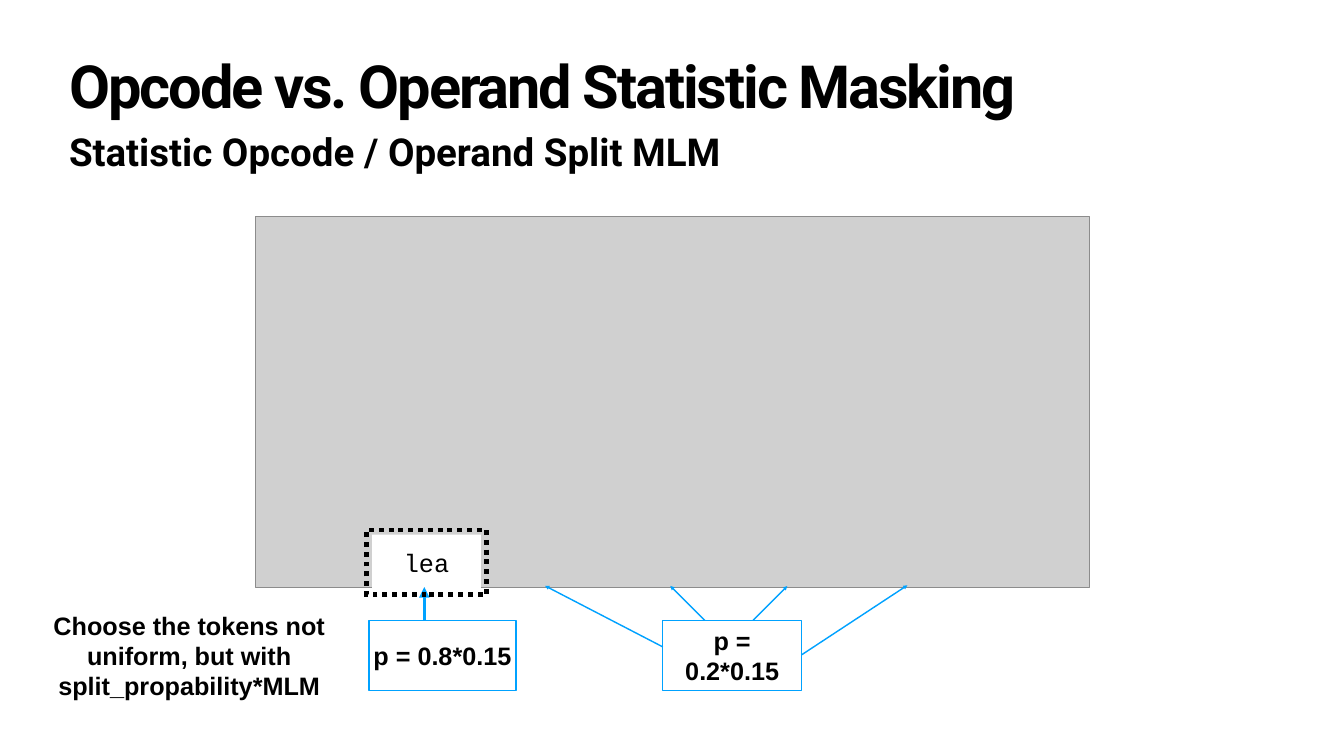
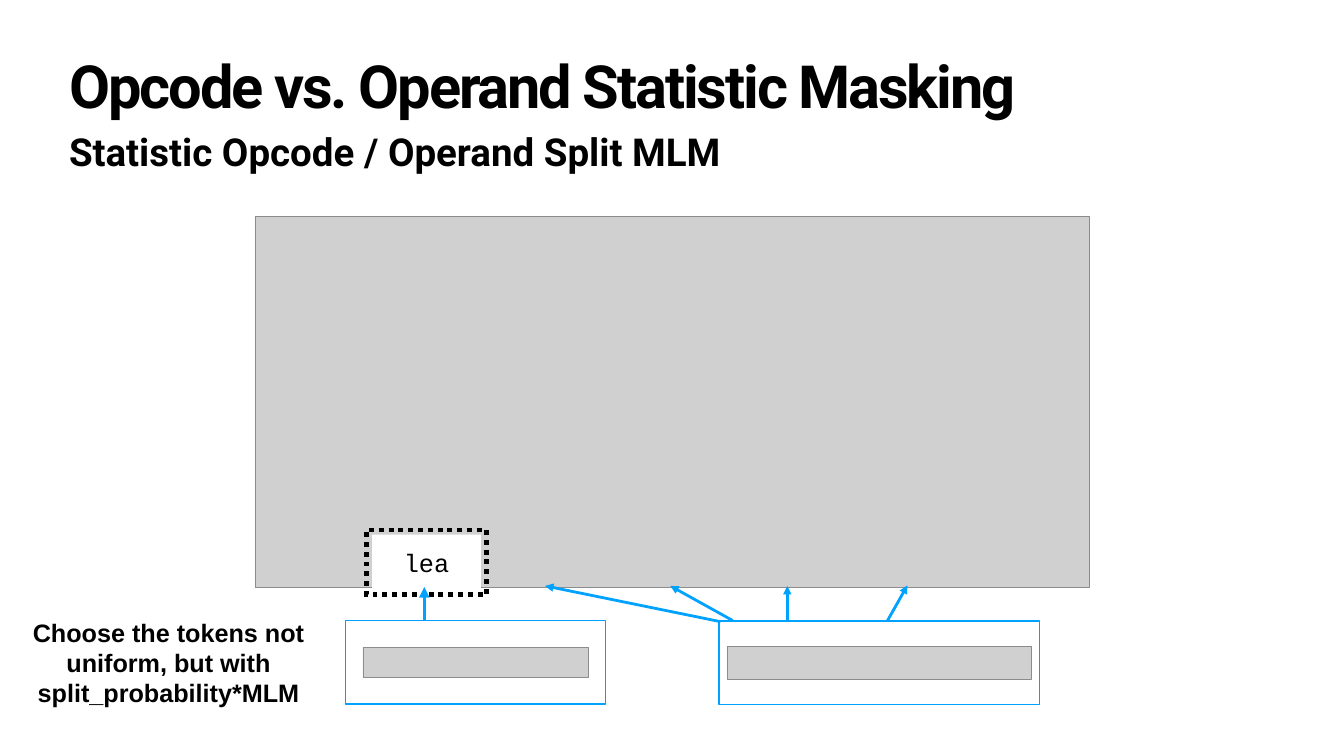
Before and after one commit to julig3ccd/BinAI, a slide deck: slide 6 of presentation/final_presentation.pptx. Drawn at 1344x756 pixels with LibreOffice and Linux fonts; fonts in the diff are those of the drawing; grey boxes stand for pictures. Boxes give left, top, right and bottom in pixels: in the first picture for what was removed or moved away, otherwise in the second. Text is boxed around its words. In the diff, an @@ line names an element or a change of style, - is before the commit and + after.

Commit message:
Slides: add alternative masking slide & replace formulas with latex rendering

```diff
--- a/presentation/final_presentation.pptx
+++ b/presentation/final_presentation.pptx
@@ arrow added from (721, 621) to (545, 586), #00A2FF 4 pt @@
@@ arrow moved from (663, 647) - (545, 586) to (733, 620) - (670, 586) @@
@@ arrow (733, 620) - (670, 586): stroke #00A2FF 2 pt to #00A2FF 4 pt @@
@@ arrow removed from (705, 620) to (670, 586) @@
@@ arrow moved from (753, 620) - (787, 586) to (787, 621) - (787, 586) @@
@@ arrow (787, 621) - (787, 586): stroke #00A2FF 2 pt to #00A2FF 4 pt @@
@@ arrow removed from (802, 655) to (907, 585) @@
@@ arrow added from (887, 621) to (907, 585), #00A2FF 4 pt @@
@@ rectangle: place and size @@
-rectangle at (33,620,345,690)
+rectangle at (13,627,325,697)
@@ text at (33,623,304,708): text changed @@
-Choose the tokens not uniform, but with split_propability*MLM
+Choose the tokens not uniform, but with split_probability*MLM
@@ rectangle: place and size @@
-rectangle at (369,620,516,690)
+rectangle at (346,620,605,704)
@@ rectangle: place and size @@
-rectangle at (663,620,802,690)
+rectangle at (719,621,1040,705)
@@ picture added at (363,647,588,678) @@
@@ text removed at (373,647,512,671) @@
-p = 0.8*0.15
@@ text removed at (685,636,779,681) @@
-p = 0.2*0.15
@@ picture added at (727,646,1031,679) @@
```
Also in this commit, not shown: 1 other slide changed, 1 slide added.
